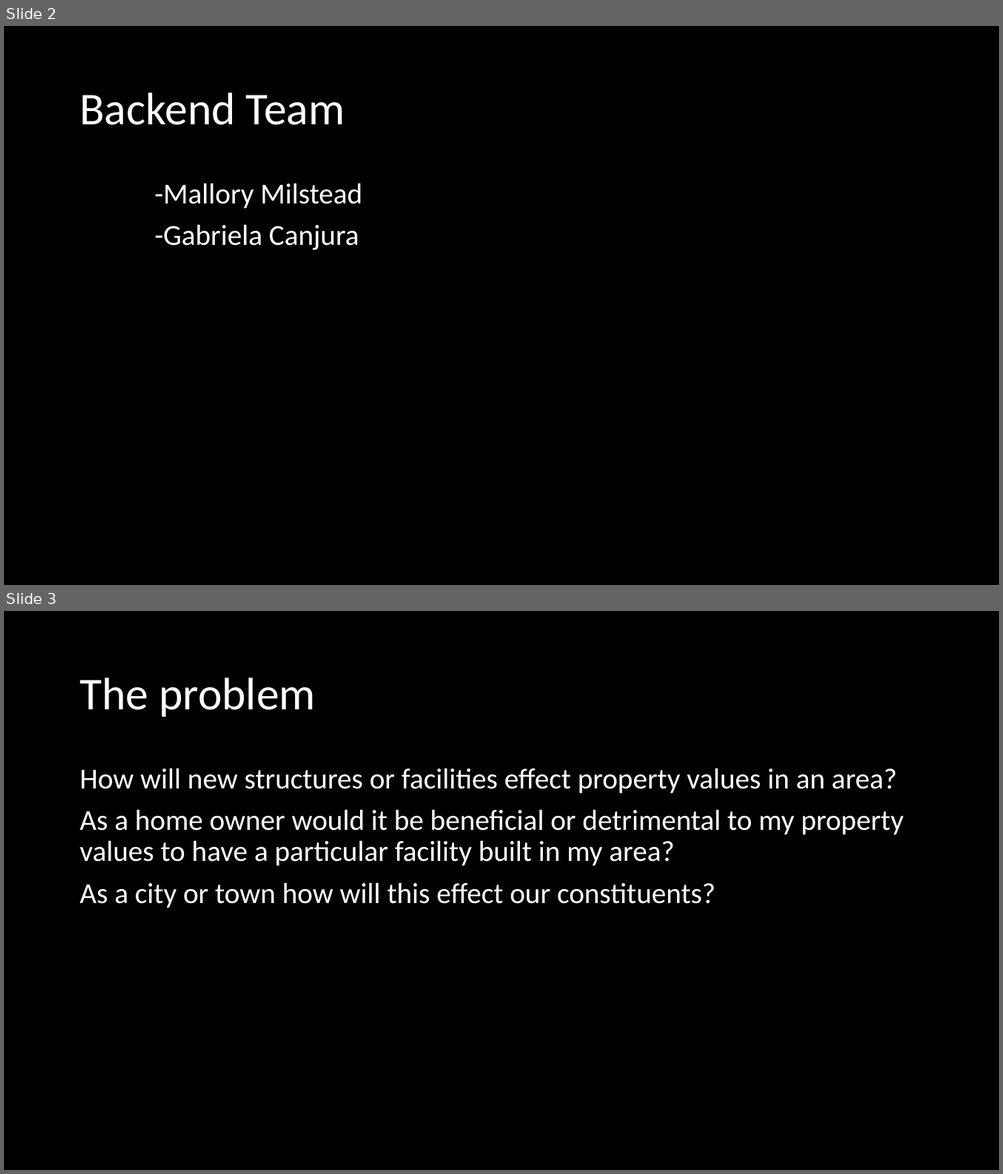
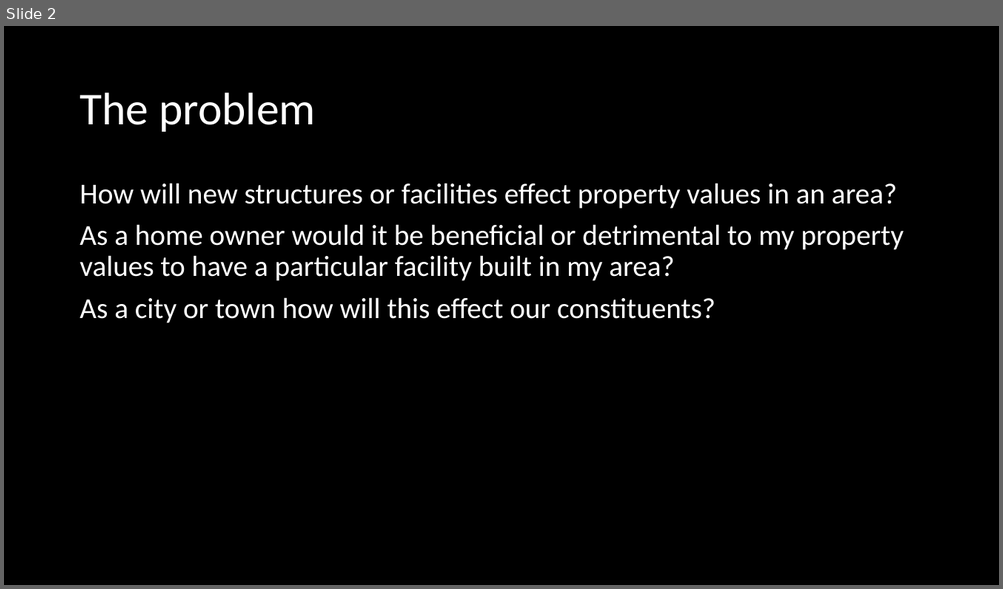
Before and after one commit to milsteam4144/GLAPS, a slide deck: Presentation/GLAPS Presentation.pptx. Shown one above the other, each under a label of ours: slides 2 and 3 before the commit, slide 2 after it. The pictures are 1003x1174 and 1003x589 pixels, drawn with LibreOffice and Linux fonts; fonts in the diff are those of the drawing. Boxes give left, top, right and bottom in pixels: in the first picture for what was removed or moved away, otherwise in the second. Text is boxed around its words. In the diff, an @@ line names an element or a change of style, - is before the commit and + after.

```diff
--- a/Presentation/GLAPS Presentation.pptx
+++ b/Presentation/GLAPS Presentation.pptx
@@ slide 2 removed at (x1=4, y1=26, x2=999, y2=585), background #000000 @@
@@ title removed at (x1=79, y1=93, x2=345, y2=125) @@
-Backend Team
@@ text removed at (x1=154, y1=183, x2=362, y2=250) @@
--Mallory Milstead
--Gabriela Canjura
@@ what was slide 3 is now slide 2 @@
```
Also in this commit, not shown: 1 slide changed, 1 other file.
